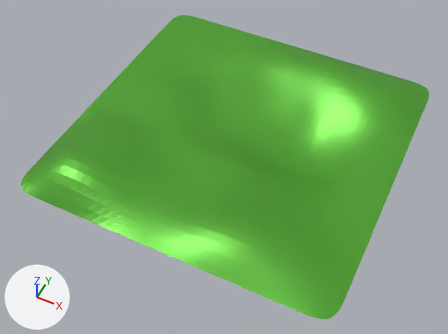
One commit to the Blender file assets/models/kusa1.blend: the scene before it, then after it.
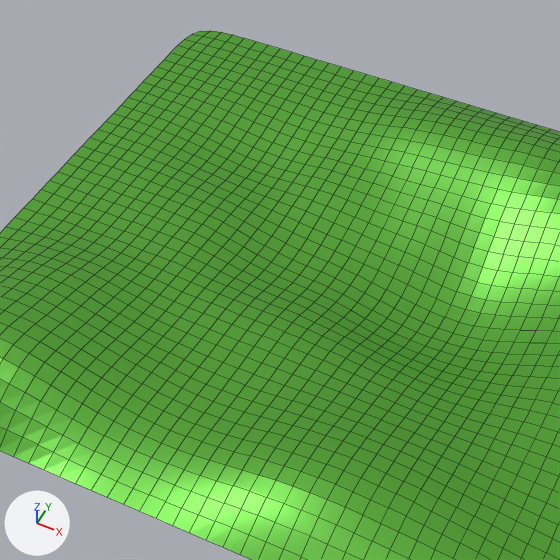
There are two pictures of each version: one whole from a 50 mm camera at (46.8, -101.9, 112.6) aimed at (0.3, -8.8, -3.7), one close up on the part from 19% to 79% of the width and 0% to 81% of the height. Arrows for +X, +Y and +Z are at lower left; the lights stay in place. The close-ups show mesh edges as thin lines.
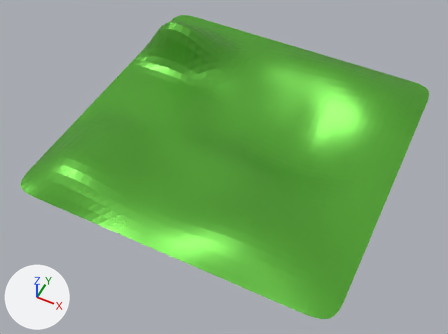
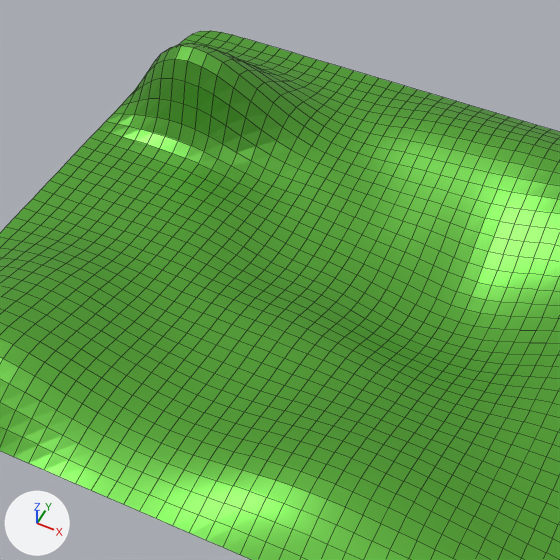
What differs and where, as boxes [x1, y1, x2, y2] in the close-ups (560 x 560 px; the box of a moved part takes in the faces that stretch with it):
```json
{"part": 1, "of": "me_plane_001", "change": "moved or reshaped", "before": [114, 53, 369, 206], "after": [114, 43, 368, 206]}
```

The change, as JSON lines over the scene's bpy script:
```json
{"block": "me_plane_001", "where": "me_plane_001.from_pydata(...)  # 121 vertices, 100 faces; spans x -10.0..10.0, y -10.0..10.0, z -1.8..1.8"}
{"block": "me_plane_001", "where": "# used by ob_plane; location = (0.0, 0.0, 0.0); scale = (4.0, 4.0, 4.0)"}
{"block": "me_plane_001", "change": "me_plane_001 part 1"}
{"op": "set", "path": "me_plane_001.vertices[101].co", "old": "(-6.0, 4.0, -0.5)", "new": "(-6.0, 4.0, 0.0)"}
{"op": "set", "path": "me_plane_001.vertices[109].co", "old": "(-4.0, 6.0, -0.4)", "new": "(-4.0, 6.0, 0.7)"}
{"op": "set", "path": "me_plane_001.vertices[110].co", "old": "(-6.0, 6.0, -0.1)", "new": "(-6.0, 4.0, 5.0)"}
{"op": "set", "path": "me_plane_001.vertices[111].co", "old": "(-8.0, 6.0, 0.0)", "new": "(-8.0, 4.0, 5.0)"}
```
